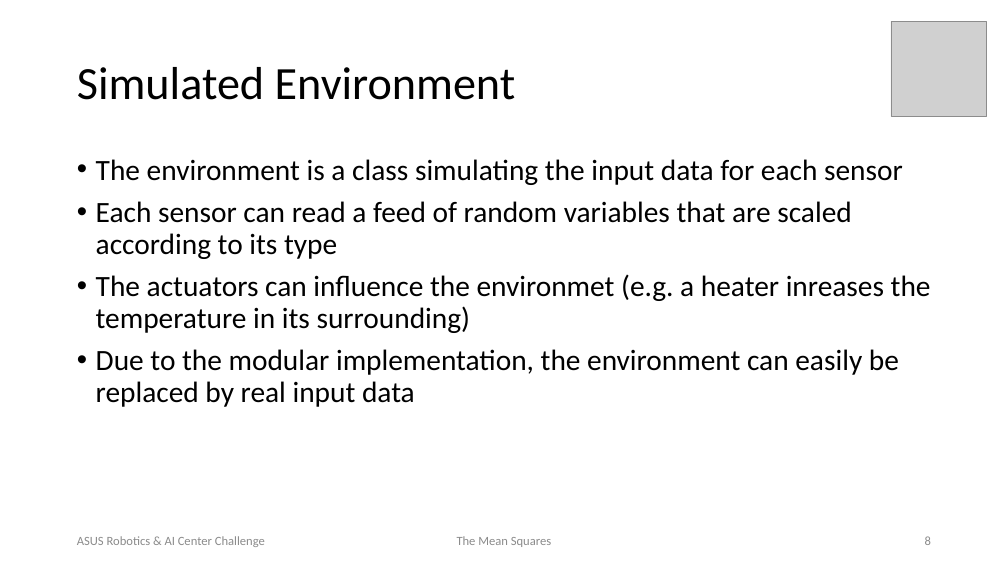
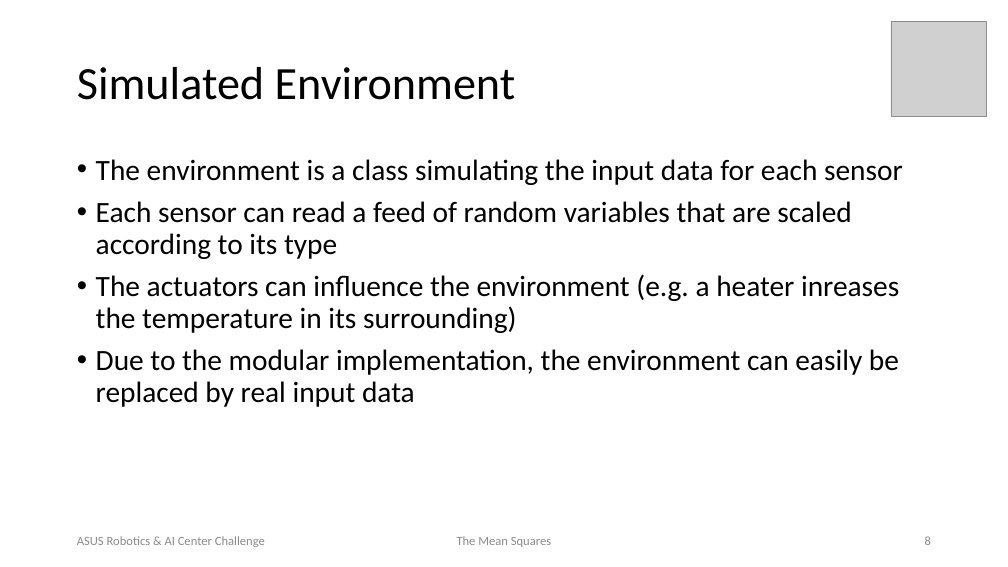
Before and after one commit to Karko93/Polyhack2020-Project, a slide deck: slide 8 of Documents/TheMeanSquares_ASUSChallenge.pptx. Drawn at 1008x567 pixels with LibreOffice and Linux fonts; fonts in the diff are those of the drawing; grey boxes stand for pictures; background and template pictures are left out. Boxes give left, top, right and bottom in pixels: in the first picture for what was removed or moved away, otherwise in the second. Text is boxed around its words. In the diff, an @@ line names an element or a change of style, - is before the commit and + after.

```diff
--- a/Documents/TheMeanSquares_ASUSChallenge.pptx
+++ b/Documents/TheMeanSquares_ASUSChallenge.pptx
@@ text at [96,274,899,333]: text changed @@
-• The actuators can influence the environmet (e.g. a heater inreases the temperature in its surrounding)
+• The actuators can influence the environment (e.g. a heater inreases the temperature in its surrounding)
```
